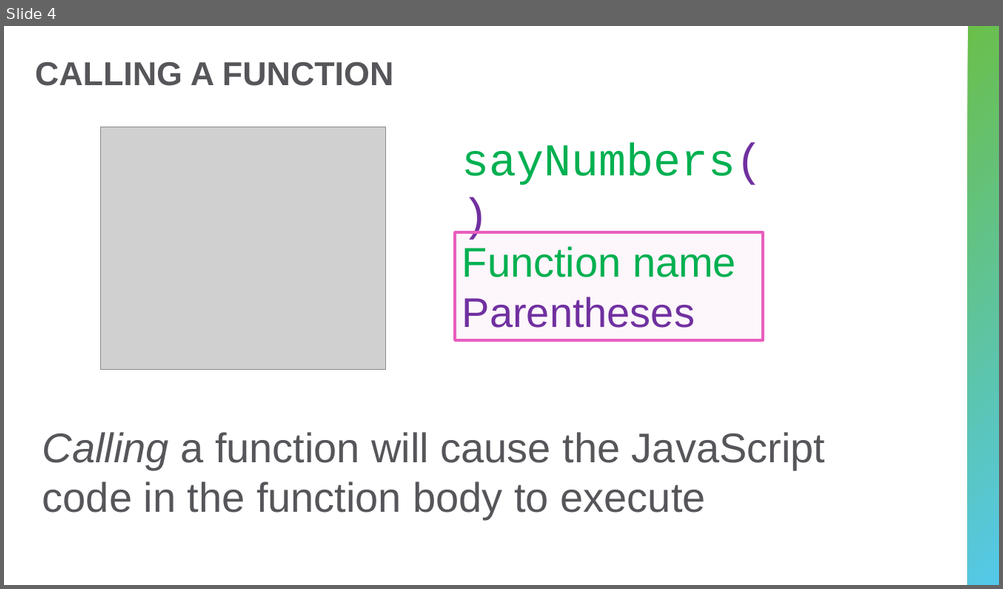
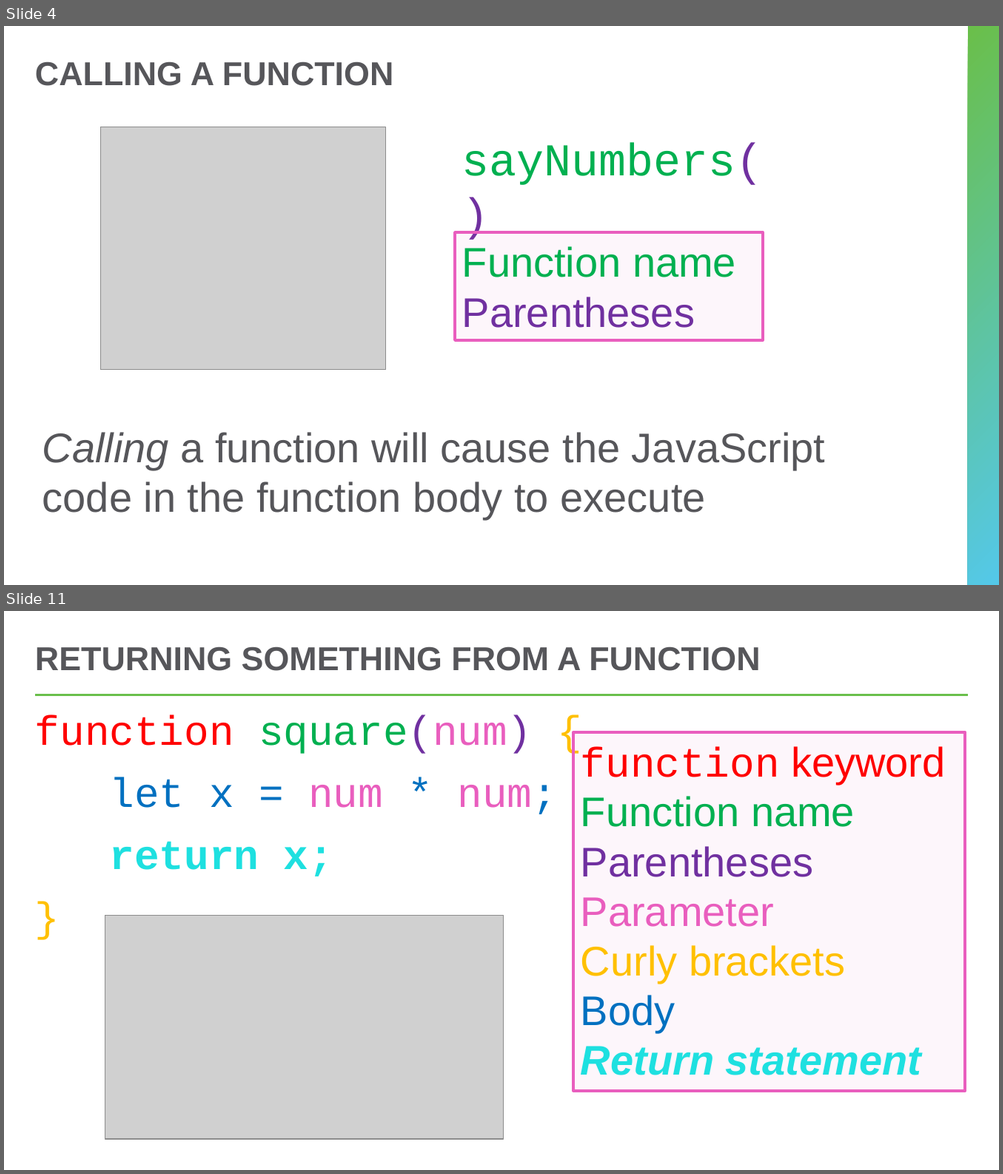
Before and after one commit to hytechclub/web-102, a slide deck: Week08/FunctionParameters.pptx. Shown one above the other, each under a label of ours: slide 4 before the commit, slides 4 and 11 after it; the slides between them are not shown. The pictures are 1003x589 and 1003x1174 pixels, drawn with LibreOffice and Linux fonts; fonts in the diff are those of the drawing; grey boxes stand for pictures. Boxes give left, top, right and bottom in pixels: in the first picture for what was removed or moved away, otherwise in the second. Text is boxed around its words. In the diff, an @@ line names an element or a change of style, - is before the commit and + after.

Commit message:
week 8 add returns to ppt

```diff
--- a/Week08/FunctionParameters.pptx
+++ b/Week08/FunctionParameters.pptx
@@ slide 11 added at [4,611,999,1170], background #FFFFFF @@
@@ title added at [35,647,760,671], 32 pt, text #56565A, bold @@
+RETURNING SOMETHING FROM A FUNCTION
@@ line added from (35, 695) to (968, 695), #54C8E8 2.25 pt @@
@@ text added at [35,715,557,877], 40 pt, text #E95EBE @@
+function square(num) {
+let x = num * num;
+return x;
+}
@@ rectangle added at [573,732,965,1091], fill #E95EBE at 5% opacity, outline #E95EBE 2.5 pt, 40 pt, text #FF0000 @@
+function keyword
+Function name
+Parentheses
+Parameter
+Curly brackets
+Body
+Return statement
@@ picture added at [105,915,504,1139] @@
```
Also in this commit, not shown: 7 slides changed, 4 other slides added.
